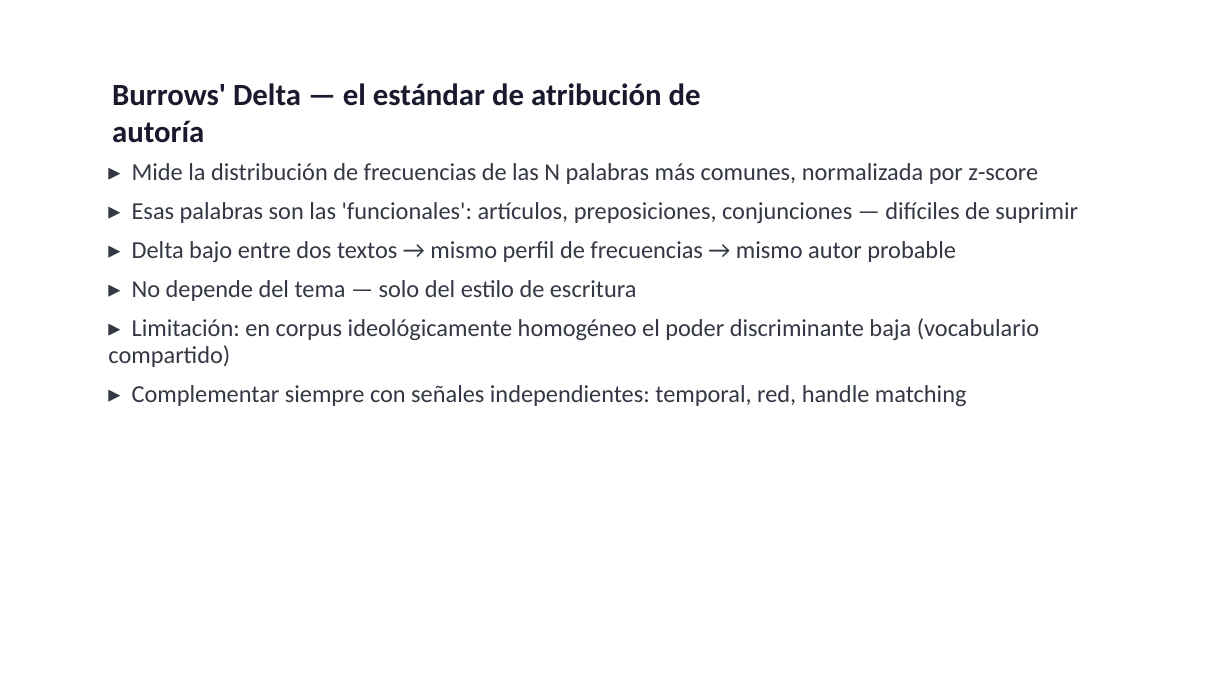
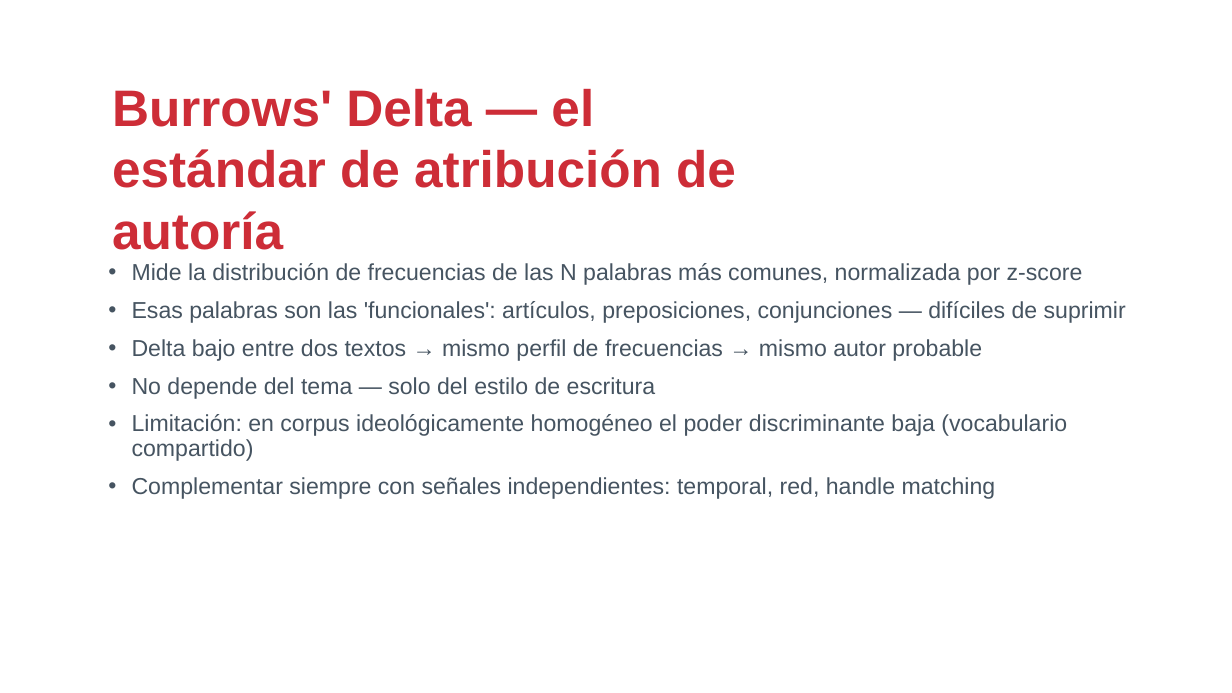
Before and after one commit to drj3ky11/FearOfTheDark, a slide deck: slide 15 of bloque2_ia/csbc26_b2_ia.pptx. Drawn at 1232x693 pixels with LibreOffice and Linux fonts; fonts in the diff are those of the drawing; background and template pictures are left out. Boxes give left, top, right and bottom in pixels: in the first picture for what was removed or moved away, otherwise in the second. Text is boxed around its words. In the diff, an @@ line names an element or a change of style, - is before the commit and + after.

```diff
--- a/bloque2_ia/csbc26_b2_ia.pptx
+++ b/bloque2_ia/csbc26_b2_ia.pptx
@@ text "Burrows' Delta — el estándar ..." at box(112, 89, 736, 250): size 24 to 40 pt, font Calibri to Arial, text colour #1A1A2E to #CD2D37 @@
@@ text at box(132, 263, 1126, 499): text changed; size 19 to 18 pt; font Calibri to Arial; text colour #333844 to #465461 @@
-▸ Mide la distribución de frecuencias de las N palabras más comunes, normalizada por z-score
-▸ Esas palabras son las 'funcionales': artículos, preposiciones, conjunciones — difíciles de suprimir
-▸ Delta bajo entre dos textos → mismo perfil de frecuencias → mismo autor probable
-▸ No depende del tema — solo del estilo de escritura
-▸ Limitación: en corpus ideológicamente homogéneo el poder discriminante baja (vocabulario compartido)
-▸ Complementar siempre con señales independientes: temporal, red, handle matching
+• Mide la distribución de frecuencias de las N palabras más comunes, normalizada por z-score
+• Esas palabras son las 'funcionales': artículos, preposiciones, conjunciones — difíciles de suprimir
+• Delta bajo entre dos textos → mismo perfil de frecuencias → mismo autor probable
+• No depende del tema — solo del estilo de escritura
+• Limitación: en corpus ideológicamente homogéneo el poder discriminante baja (vocabulario compartido)
+• Complementar siempre con señales independientes: temporal, red, handle matching
```
Also in this commit, not shown: 16 other slides changed, 7 other files.
